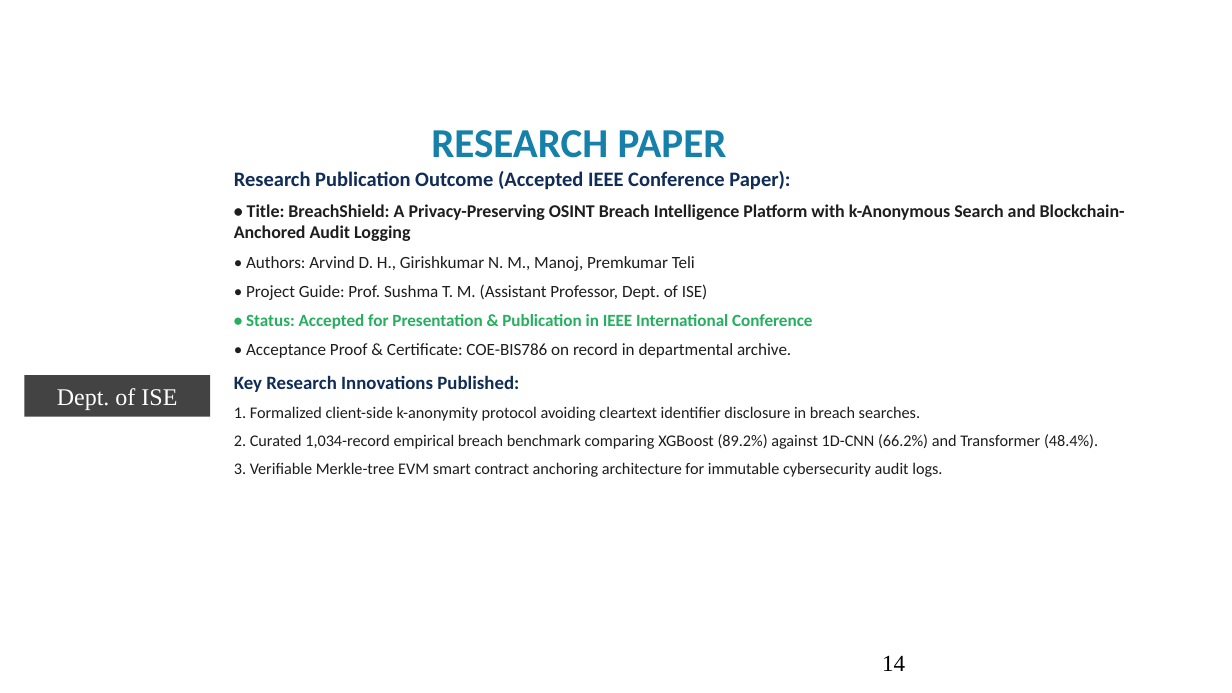
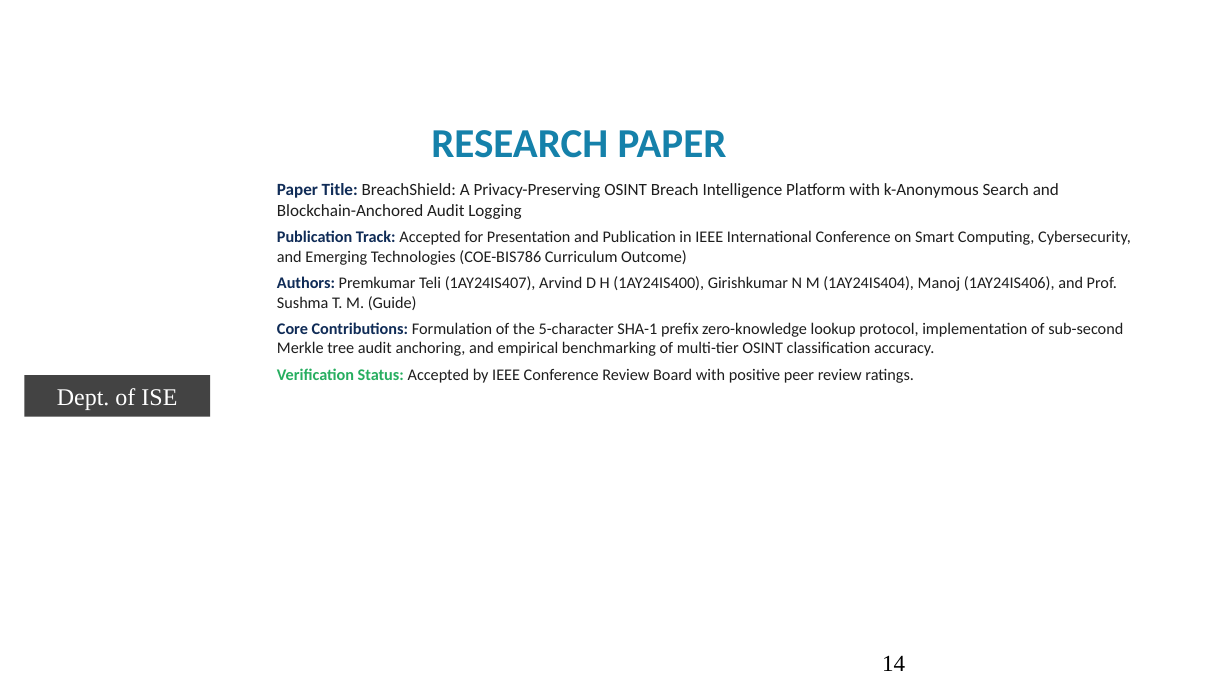
Before and after one commit to premkumarteli/OSINT-BreachShield, a slide deck: slide 14 of docs/Phase2/Final_presentation2 format 2026-27.pptx. Drawn at 1232x693 pixels with LibreOffice and Linux fonts; fonts in the diff are those of the drawing; background and template pictures are left out. Boxes give left, top, right and bottom in pixels: in the first picture for what was removed or moved away, otherwise in the second. Text is boxed around its words. In the diff, an @@ line names an element or a change of style, - is before the commit and + after.

Commit message:
docs(phase2): save updated presentation and project report documents

```diff
--- a/docs/Phase2/Final_presentation2 format 2026-27.pptx
+++ b/docs/Phase2/Final_presentation2 format 2026-27.pptx
@@ text at (277, 183, 1131, 383): text changed @@
-Research Publication Outcome (Accepted IEEE Conference Paper):
-• Title: BreachShield: A Privacy-Preserving OSINT Breach Intelligence Platform with k-Anonymous Search and Blockchain-Anchored Audit Logging
-• Authors: Arvind D. H., Girishkumar N. M., Manoj, Premkumar Teli
-• Project Guide: Prof. Sushma T. M. (Assistant Professor, Dept. of ISE)
-• Status: Accepted for Presentation & Publication in IEEE International Conference
-• Acceptance Proof & Certificate: COE-BIS786 on record in departmental archive.
-Key Research Innovations Published:
-1. Formalized client-side k-anonymity protocol avoiding cleartext identifier disclosure in breach searches.
-2. Curated 1,034-record empirical breach benchmark comparing XGBoost (89.2%) against 1D-CNN (66.2%) and Transformer (48.4%).
-3. Verifiable Merkle-tree EVM smart contract anchoring architecture for immutable cybersecurity audit logs.
+Paper Title: BreachShield: A Privacy-Preserving OSINT Breach Intelligence Platform with k-Anonymous Search and Blockchain-Anchored Audit Logging
+Publication Track: Accepted for Presentation and Publication in IEEE International Conference on Smart Computing, Cybersecurity, and Emerging Technologies (COE-BIS786 Curriculum Outcome)
+Authors: Premkumar Teli (1AY24IS407), Arvind D H (1AY24IS400), Girishkumar N M (1AY24IS404), Manoj (1AY24IS406), and Prof. Sushma T. M. (Guide)
+Core Contributions: Formulation of the 5-character SHA-1 prefix zero-knowledge lookup protocol, implementation of sub-second Merkle tree audit anchoring, and empirical benchmarking of multi-tier OSINT classification accuracy.
+Verification Status: Accepted by IEEE Conference Review Board with positive peer review ratings.
```
Also in this commit, not shown: 15 other slides changed, 25 other files.
